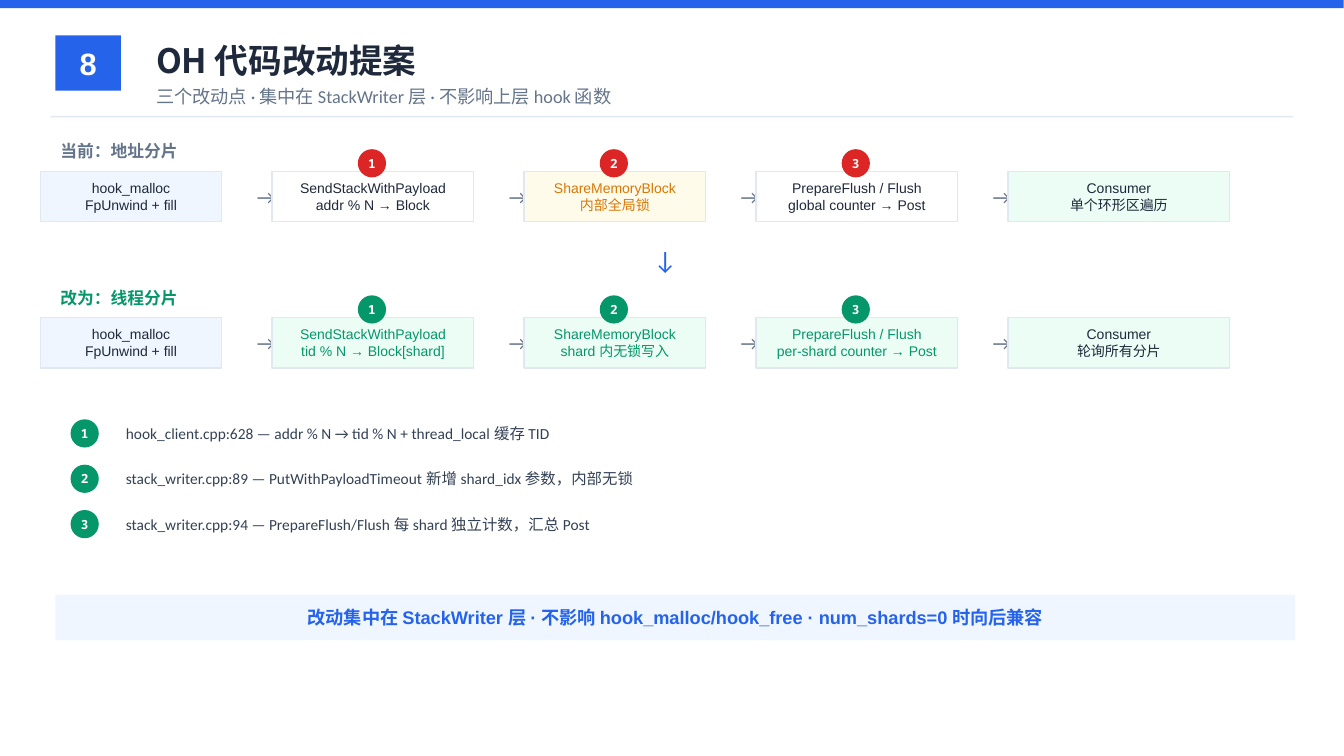
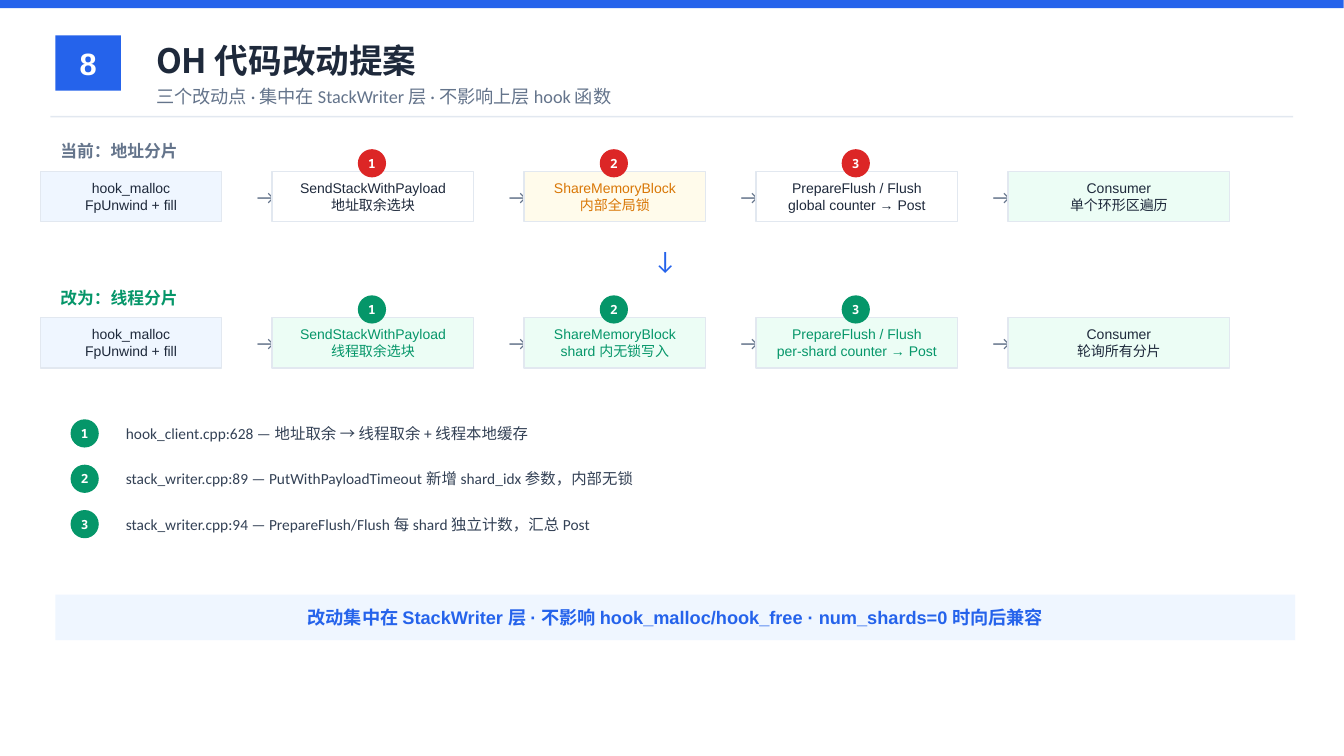
Before and after one commit to YiChiChen1106/Nativehook_linux_planb, a slide deck: slide 8 of presentation/native_hook_progress_2026-06-11.pptx. Drawn at 1344x756 pixels with LibreOffice and Linux fonts; fonts in the diff are those of the drawing. Boxes give left, top, right and bottom in pixels: in the first picture for what was removed or moved away, otherwise in the second. Text is boxed around its words. In the diff, an @@ line names an element or a change of style, - is before the commit and + after.

```diff
--- a/presentation/native_hook_progress_2026-06-11.pptx
+++ b/presentation/native_hook_progress_2026-06-11.pptx
@@ text at (x1=331, y1=198, x2=415, y2=211): text changed @@
-addr % N → Block
+地址取余选块
@@ text at (x1=331, y1=344, x2=415, y2=357): text changed @@
-tid % N → Block[shard]
+线程取余选块
@@ text at (x1=126, y1=426, x2=528, y2=442): text changed @@
-hook_client.cpp:628 — addr % N → tid % N + thread_local 缓存 TID
+hook_client.cpp:628 — 地址取余 → 线程取余 + 线程本地缓存
```
Also in this commit, not shown: 3 other files.
